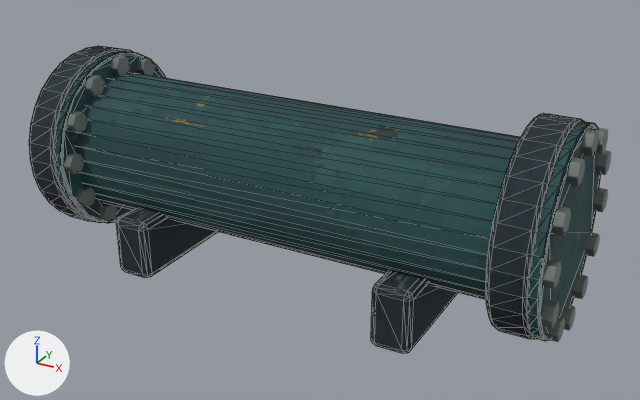
Before and after pictures for a commit that changed the glTF model shutdown-kit/assets/v4/models/pipe-straight.glb.
Both versions are drawn from a camera (50 mm lens) standing at (1.58, -2.69, 1.68) and looking at (0.1, 0.01, 0.34). Arrows for +X, +Y and +Z are at lower left; the lights stay in place. The older version comes first. Mesh edges are drawn as thin lines on the coarser meshes. Where no turn or scale is listed for an object, it has been applied to the vertices. Vertices at exactly the same position are counted once.

The first picture shows 'pipe-straight__pipe-straight__hardware', 'pipe-straight__pipe-straight__petrol', 'pipe-straight__pipe-straight__steel'.
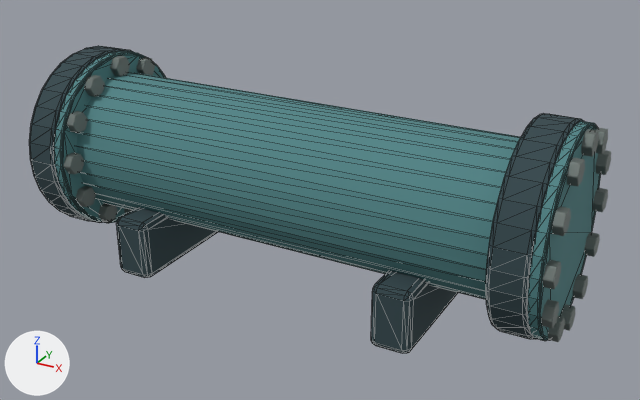
The edits, one by one:
In material 'petrol' (mat_petrol), texture is no longer img_painted_enamel_atlas.
In material 'petrol' (mat_petrol), base_color is now set to (0.08, 0.23, 0.24), cyan #508486.
In material 'petrol' (mat_petrol), roughness goes from 0.88 to 0.9.
In material 'steel' (mat_steel), texture is no longer img_painted_enamel_atlas.
In material 'steel' (mat_steel), base_color is now set to (0.03, 0.06, 0.07), dark cyan #30454b.
In material 'steel' (mat_steel), roughness goes from 0.88 to 0.9.
me_cylinder_186 has 576 vertices, 1140 faces and spans x -1.0..1.04, y -0.36..0.36, z -0.36..0.36.
me_cylinder_186 is used by ob_pipe_straight__pipe_straight__petrol; location (0.0, 0.0, 0.42).
me_cylinder_186 part 1: texture (UV) coordinates of 1140 of 1140 faces, centred in x -1.0..1.04, y -0.36..0.36, z -0.36..0.36, changed; they spanned u 0.01..0.49, v 0.52..0.99 and now span u 0.01..0.24, v 0.76..0.99.
me_cylinder_187 has 496 vertices, 976 faces and spans x -0.07..1.95, y -0.37..0.37, z -0.42..0.37.
me_cylinder_187 is used by ob_pipe_straight__pipe_straight__steel; location (-0.94, 0.0, 0.42).
me_cylinder_187 part 2: texture (UV) coordinates of 976 of 976 faces, centred in x -0.07..1.95, y -0.37..0.37, z -0.42..0.37, changed; they spanned u 0.51..0.99, v 0.01..0.49 and now span u 0.76..0.99, v 0.76..0.99.

Changed parts and their boxes (x1, y1, x2, y2) in the pictures (640 x 400 px):
'pipe-straight__pipe-straight__petrol', surface changed (lighter)
    both: (54, 51, 601, 341)
'pipe-straight__pipe-straight__steel', surface changed
    both: (29, 46, 584, 352)
part 2 of me_cylinder_187, surface changed
    both: (29, 46, 584, 353)
